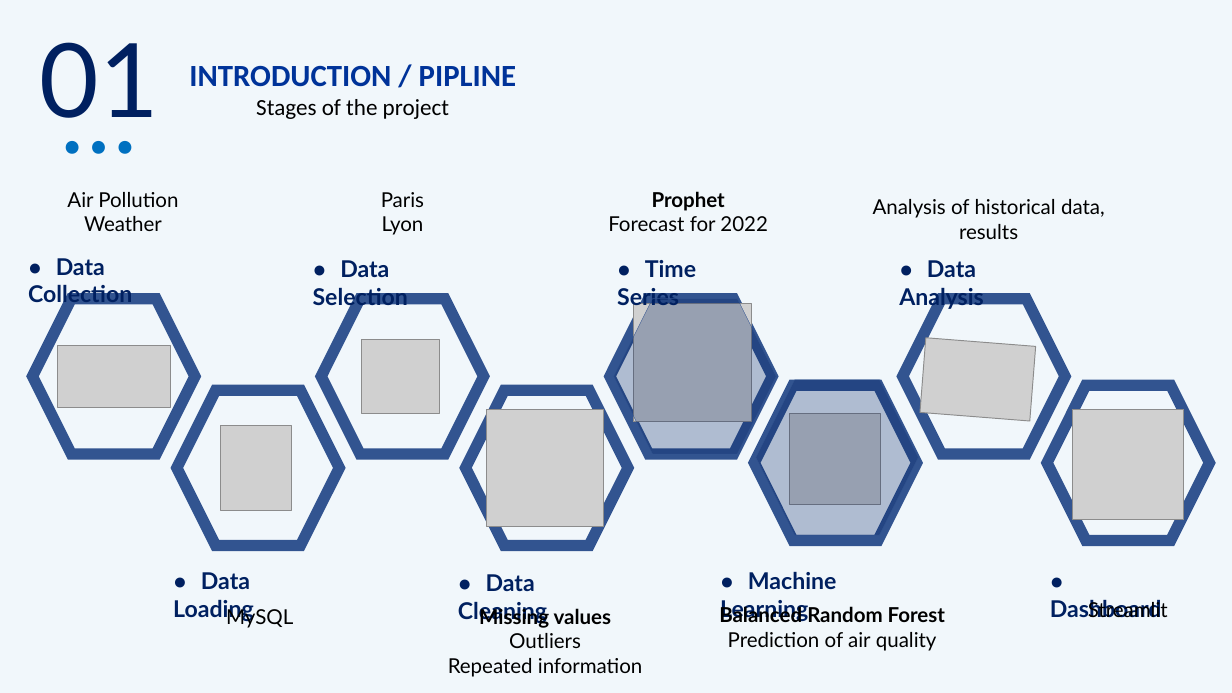
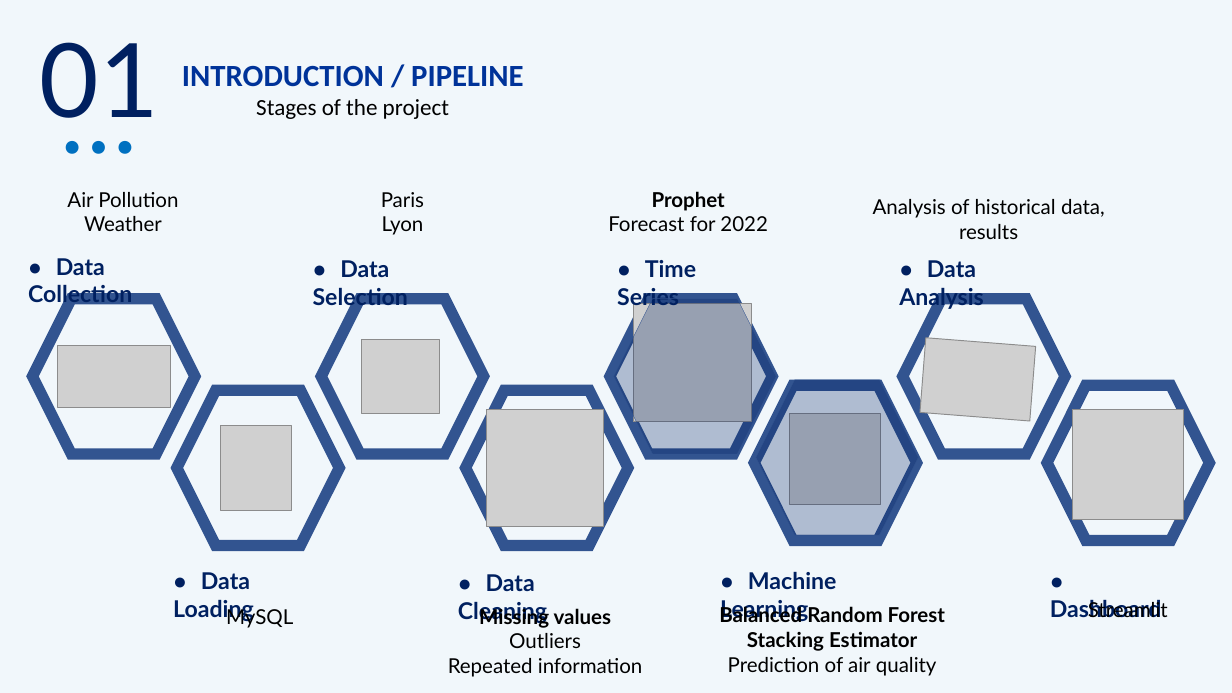
Before and after one commit to radek-deb/Air_Quality_Paris-vs-Lyon_Final_Project, a slide deck: slide 4 of Air Quality.pptx. Drawn at 1232x693 pixels with LibreOffice and Linux fonts; fonts in the diff are those of the drawing; grey boxes stand for pictures. Boxes give left, top, right and bottom in pixels: in the first picture for what was removed or moved away, otherwise in the second. Text is boxed around its words. In the diff, an @@ line names an element or a change of style, - is before the commit and + after.

```diff
--- a/Air Quality.pptx
+++ b/Air Quality.pptx
@@ text at (182, 65, 523, 87): text changed @@
-INTRODUCTION / PIPLINE
+INTRODUCTION / PIPELINE
@@ text at (747, 631, 917, 651): paragraph added @@
+Stacking Estimator
```
Also in this commit, not shown: 3 other slides changed, 6 other files.
